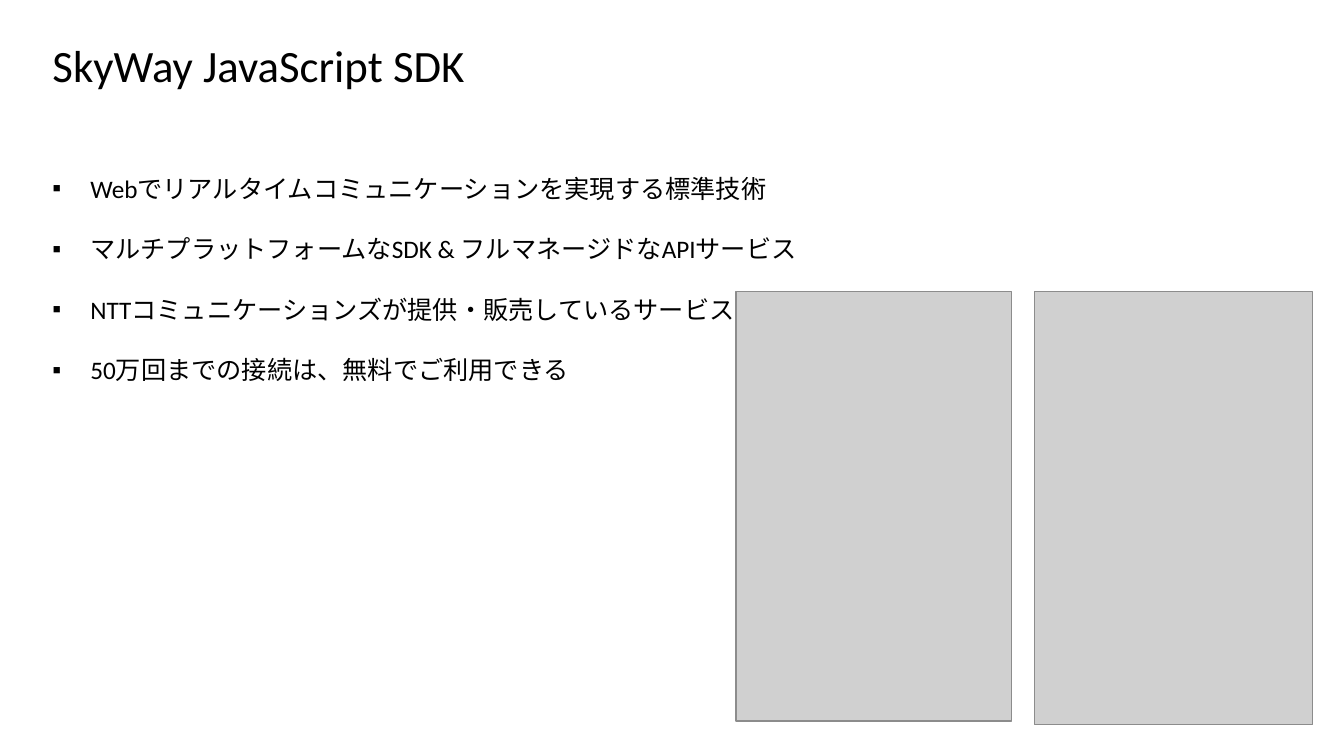
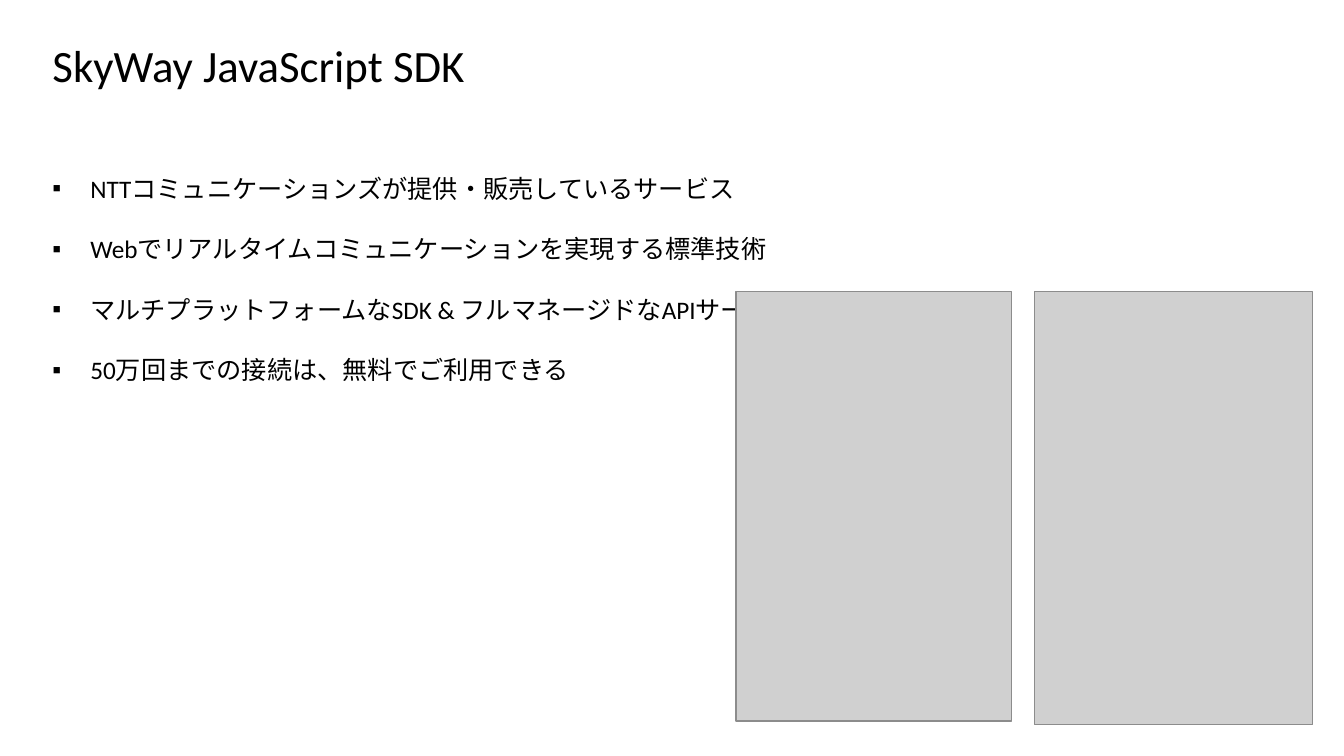
Before and after one commit to hninhnin95/webrtc-skyway, a slide deck: slide 13 of doc/勉強会_WebRTC_SkyWay_170122.pptx. Drawn at 1344x756 pixels with LibreOffice and Linux fonts; fonts in the diff are those of the drawing; grey boxes stand for pictures; background and template pictures are left out. Boxes give left, top, right and bottom in pixels: in the first picture for what was removed or moved away, otherwise in the second. Text is boxed around its words. In the diff, an @@ line names an element or a change of style, - is before the commit and + after.

```diff
--- a/doc/勉強会_WebRTC_SkyWay_170122.pptx
+++ b/doc/勉強会_WebRTC_SkyWay_170122.pptx
@@ text at <box>90,177,734,200</box>: paragraph added @@
+▪ NTTコミュニケーションズが提供・販売しているサービス
@@ text at <box>90,298,734,321</box>: paragraph removed @@
-▪ NTTコミュニケーションズが提供・販売しているサービス
```
Also in this commit, not shown: 4 other files.
